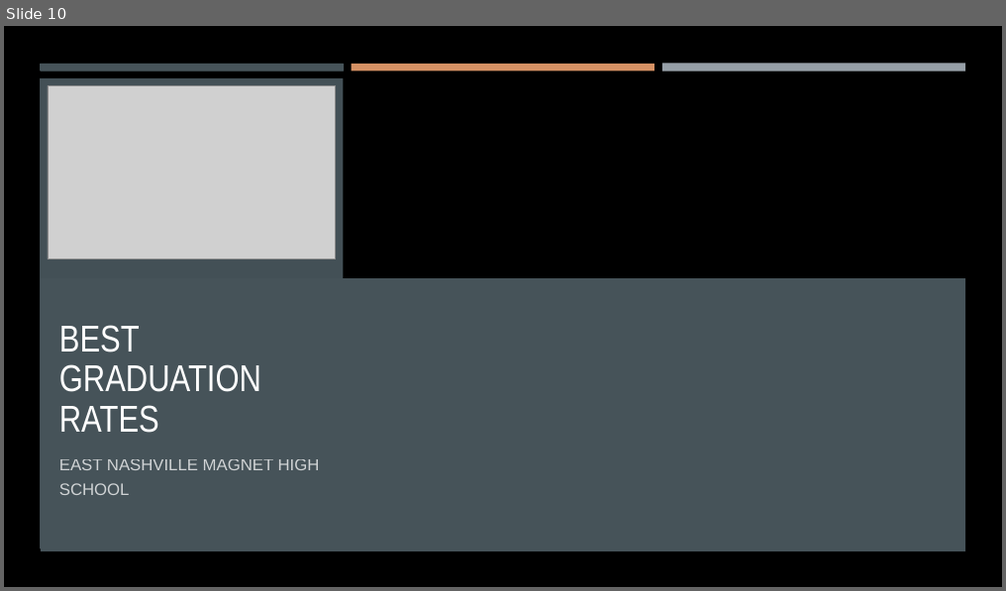
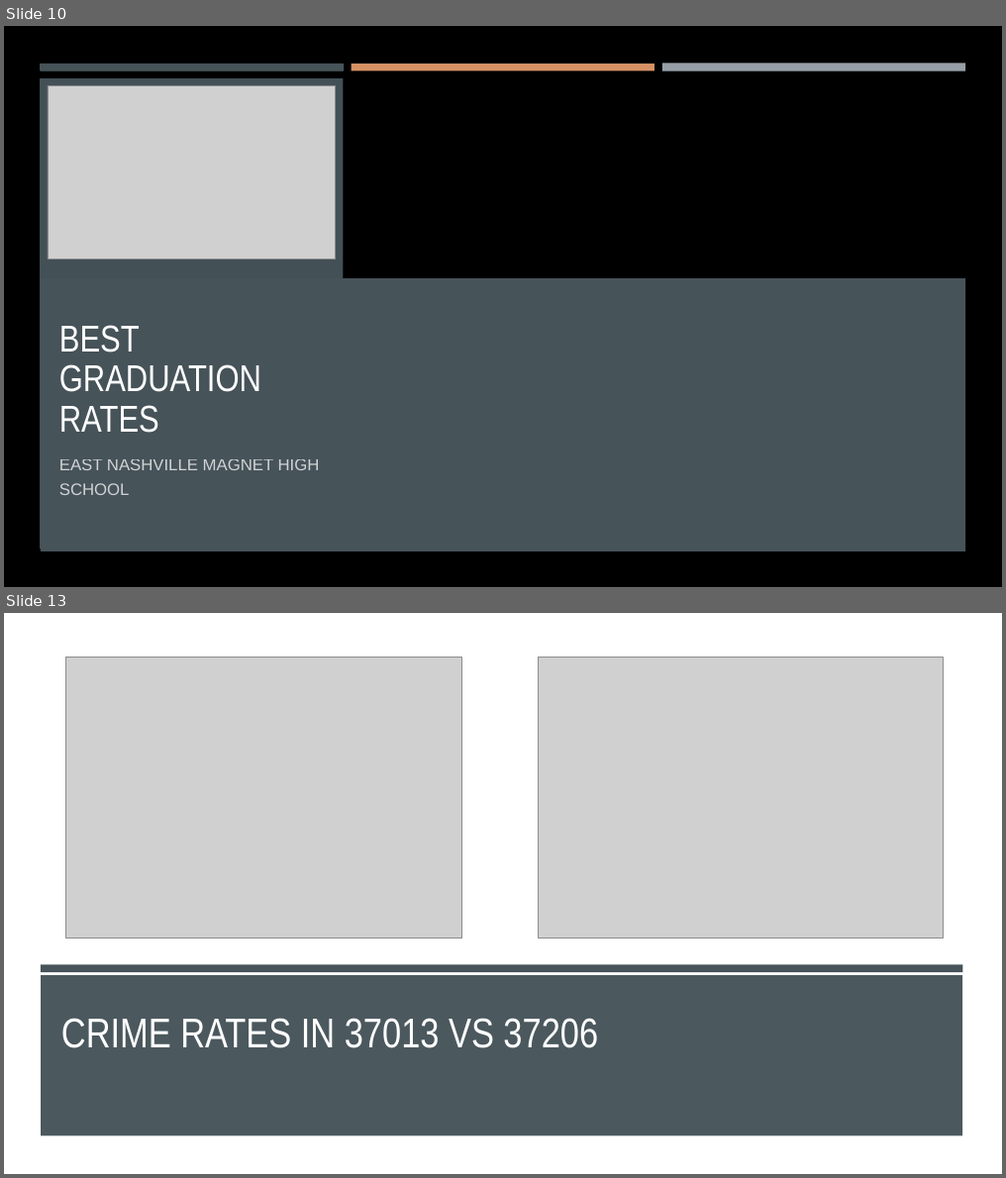
Before and after one commit to ericahen/capstone-da12, a slide deck: presentation/presentation.pptx. Shown one above the other, each under a label of ours: slide 10 before the commit, slides 10 and 13 after it; the slides between them are not shown. The pictures are 1006x591 and 1006x1178 pixels, drawn with LibreOffice and Linux fonts; fonts in the diff are those of the drawing; grey boxes stand for pictures; background and template pictures are left out. Boxes give left, top, right and bottom in pixels: in the first picture for what was removed or moved away, otherwise in the second. Text is boxed around its words. In the diff, an @@ line names an element or a change of style, - is before the commit and + after.

```diff
--- a/presentation/presentation.pptx
+++ b/presentation/presentation.pptx
@@ slide 13 added at [4, 613, 1002, 1174], background #FFFFFF @@
@@ rectangle added at [4, 613, 1002, 1174], fill #FFFFFF @@
@@ picture added at [66, 658, 462, 939] @@
@@ picture added at [538, 658, 943, 939] @@
@@ rectangle added at [41, 964, 963, 972], fill #465359 @@
@@ rectangle added at [41, 975, 962, 1137], fill #465359 at 97% opacity @@
@@ title added at [61, 1018, 598, 1049], 40 pt, text #FFFFFF @@
+CRIME RATES IN 37013 VS 37206
```
Also in this commit, not shown: 5 slides changed, 5 other slides added, 7 slides removed.
